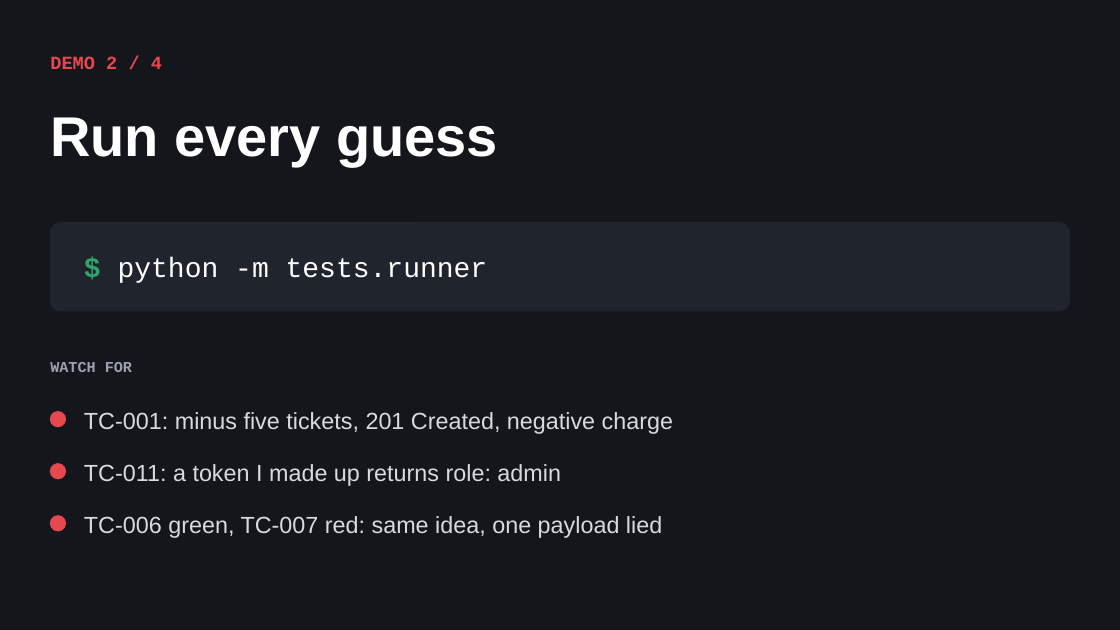
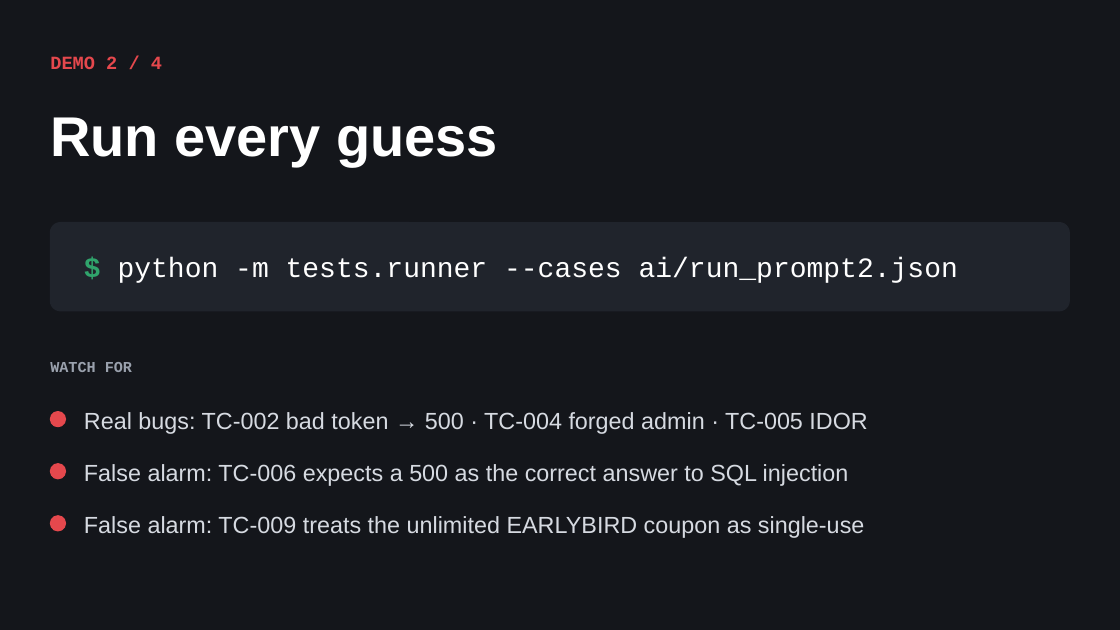
Before and after one commit to vidyarathna/break-my-api, a slide deck: slide 8 of slides/Break-My-API.pptx. Drawn at 1120x630 pixels with LibreOffice and Linux fonts; fonts in the diff are those of the drawing. Boxes give left, top, right and bottom in pixels: in the first picture for what was removed or moved away, otherwise in the second. Text is boxed around its words. In the diff, an @@ line names an element or a change of style, - is before the commit and + after.

Commit message:
Use real model run in slides; add guide and run outputs

```diff
--- a/slides/Break-My-API.pptx
+++ b/slides/Break-My-API.pptx
@@ text at (118,258,958,283): text changed @@
-$ python -m tests.runner
+$ python -m tests.runner --cases ai/run_prompt2.json
@@ text at (84,412,867,434): text changed @@
-TC-001: minus five tickets, 201 Created, negative charge
+Real bugs: TC-002 bad token → 500 · TC-004 forged admin · TC-005 IDOR
@@ text at (84,464,849,486): text changed @@
-TC-011: a token I made up returns role: admin
+False alarm: TC-006 expects a 500 as the correct answer to SQL injection
@@ text at (84,516,864,538): text changed @@
-TC-006 green, TC-007 red: same idea, one payload lied
+False alarm: TC-009 treats the unlimited EARLYBIRD coupon as single-use
```
Also in this commit, not shown: 1 other slide changed, 1 slide added, 1 slide removed, 5 other files.
